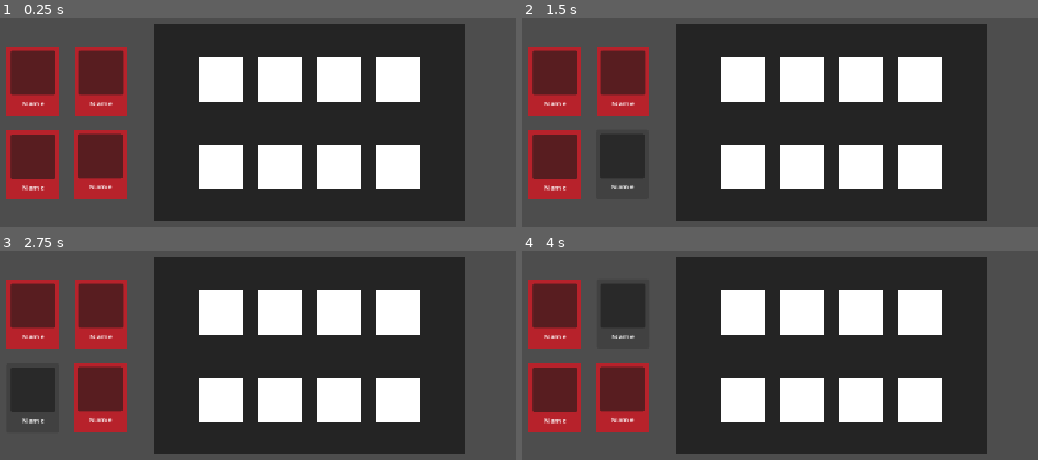
Above: before the commit, frames 1-4 (two rows, left to right).
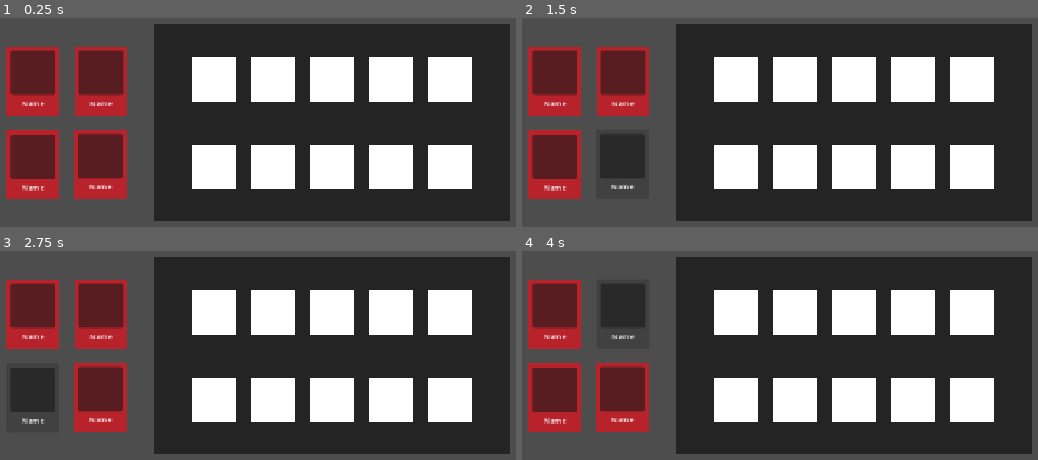
Above: after the commit, the same moments.

Repository: pol-xy/Tabi-Tabi
Game: Godot game, scene res://Scenes/Main_Jeepney.tscn
The game is run twice, just before and just after one commit, with the same random seed, the same clock (stepped at 60 frames per second) and the same inputs. The project has no main scene, so this scene is started directly.
Inputs (mouse positions are in pixels of both pictures, inside the frame that each line leads up to):
- Up to frame 1 (0.25 s): no input
- Up to frame 2 (1.5 s): click (625, 80) at 0.5 s; click (620, 164) at 1.25 s
- Up to frame 3 (2.75 s): click (30, 397) at 2 s
- Up to frame 4 (4 s): click (552, 313) at 2.75 s; click (625, 313) at 3.5 s

The runs differ from the first frame. In frame 1, 16% of the frame differs, in the area x 37-99%, y 2-98%; in frame 2, 16%; in frame 3, 16%; in frame 4, 16%.

Commit message:
Adjusting jeepney scene to updated core logic

Diff:
--- a/Scenes/Main_Jeepney.tscn
+++ b/Scenes/Main_Jeepney.tscn
@@ -24,8 +24,8 @@
 anchor_bottom = 0.5
 offset_left = -224.5
 offset_top = -141.75
-offset_right = 224.5
-offset_bottom = 141.75
+offset_right = 288.0
+offset_bottom = 142.0
 grow_horizontal = 2
 grow_vertical = 2
 color = Color(0.14117648, 0.14117648, 0.14117648, 1)
@@ -45,7 +45,7 @@
 grow_vertical = 2
 theme_override_constants/h_separation = 21
 theme_override_constants/v_separation = 62
-columns = 4
+columns = 5
 
 [node name="Seat1" type="ColorRect" parent="Jeepney_BG/GridContainer" unique_id=2018713208]
 custom_minimum_size = Vector2(64, 64)
@@ -74,28 +74,41 @@
 custom_minimum_size = Vector2(64, 64)
 layout_mode = 2
 script = ExtResource("1_tfd51")
-grid_row = 1
+grid_col = 4
 
 [node name="Seat6" type="ColorRect" parent="Jeepney_BG/GridContainer" unique_id=1639735771]
 custom_minimum_size = Vector2(64, 64)
 layout_mode = 2
 script = ExtResource("1_tfd51")
 grid_row = 1
-grid_col = 1
 
 [node name="Seat7" type="ColorRect" parent="Jeepney_BG/GridContainer" unique_id=1166047467]
 custom_minimum_size = Vector2(64, 64)
 layout_mode = 2
 script = ExtResource("1_tfd51")
 grid_row = 1
-grid_col = 2
+grid_col = 1
 
 [node name="Seat8" type="ColorRect" parent="Jeepney_BG/GridContainer" unique_id=1741771391]
 custom_minimum_size = Vector2(64, 64)
 layout_mode = 2
 script = ExtResource("1_tfd51")
 grid_row = 1
+grid_col = 2
+
+[node name="Seat9" type="ColorRect" parent="Jeepney_BG/GridContainer" unique_id=45402423]
+custom_minimum_size = Vector2(64, 64)
+layout_mode = 2
+script = ExtResource("1_tfd51")
+grid_row = 1
 grid_col = 3
+
+[node name="Seat10" type="ColorRect" parent="Jeepney_BG/GridContainer" unique_id=2123647351]
+custom_minimum_size = Vector2(64, 64)
+layout_mode = 2
+script = ExtResource("1_tfd51")
+grid_row = 1
+grid_col = 4
 
 [node name="PassengerCard" parent="." unique_id=859227506 instance=ExtResource("2_urg85")]
 layout_mode = 0
--- a/Scenes/seat_1.gd
+++ b/Scenes/seat_1.gd
@@ -2,12 +2,14 @@
 
 @export var grid_row: int
 @export var grid_col: int
+@onready var jeepney_grid = get_tree().root.get_node("Main_Jeepney/JeepneyGridManager")
 
 # Check if the object hovering over this seat is a valid passenger
 func _can_drop_data(at_position: Vector2, data: Variant) -> bool:
 	if typeof(data) == TYPE_DICTIONARY and data.has("ui_node"):
-		# Later, you will call Dev 1's `can_place_passenger` here
-		return true
+		var passenger = data["logic_data"]
+		if jeepney_grid.can_place_passenger(passenger, grid_row, grid_col):
+			return true
 	return false
 
 func _drop_data(at_position: Vector2, data: Variant) -> void:
